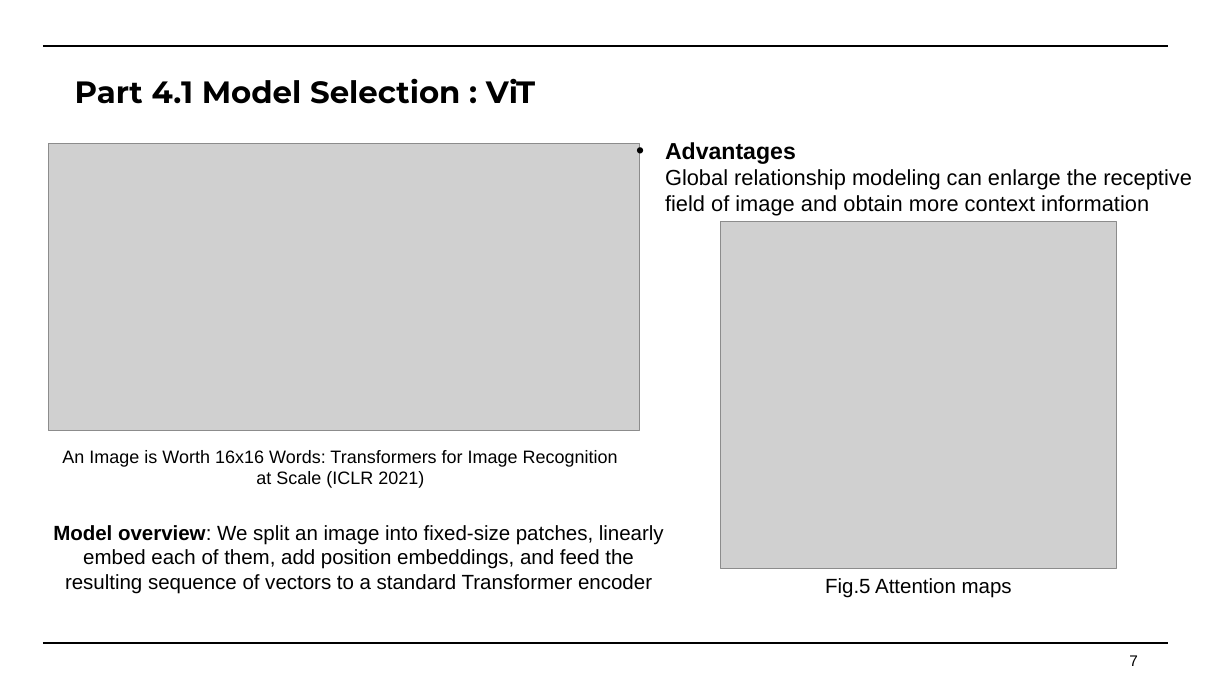
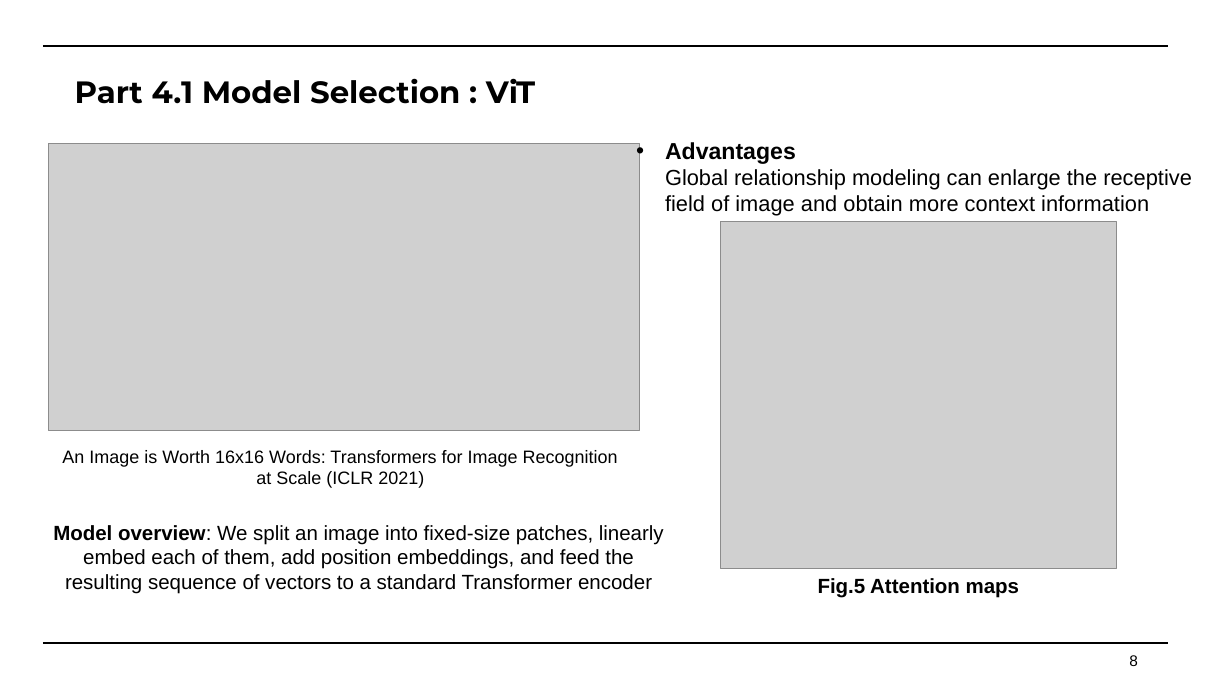
Before and after one commit to Faran-sward/ML-course-project, a slide deck: slide 8 of DOC&PPT/Machine+Learning+Course+Project.pptx (slide 7 before the commit). Drawn at 1232x693 pixels with LibreOffice and Linux fonts; fonts in the diff are those of the drawing; grey boxes stand for pictures. Boxes give left, top, right and bottom in pixels: in the first picture for what was removed or moved away, otherwise in the second. Text is boxed around its words. In the diff, an @@ line names an element or a change of style, - is before the commit and + after.

```diff
--- a/DOC&PPT/Machine+Learning+Course+Project.pptx
+++ b/DOC&PPT/Machine+Learning+Course+Project.pptx
@@ text "Fig.5 Attention maps" at (x1=818, y1=578, x2=1019, y2=598): bold on @@
@@ page number at (x1=1129, y1=655, x2=1138, y2=666): text changed @@
-7
+8
```
Also in this commit, not shown: 9 other slides changed, 4 slides added.
